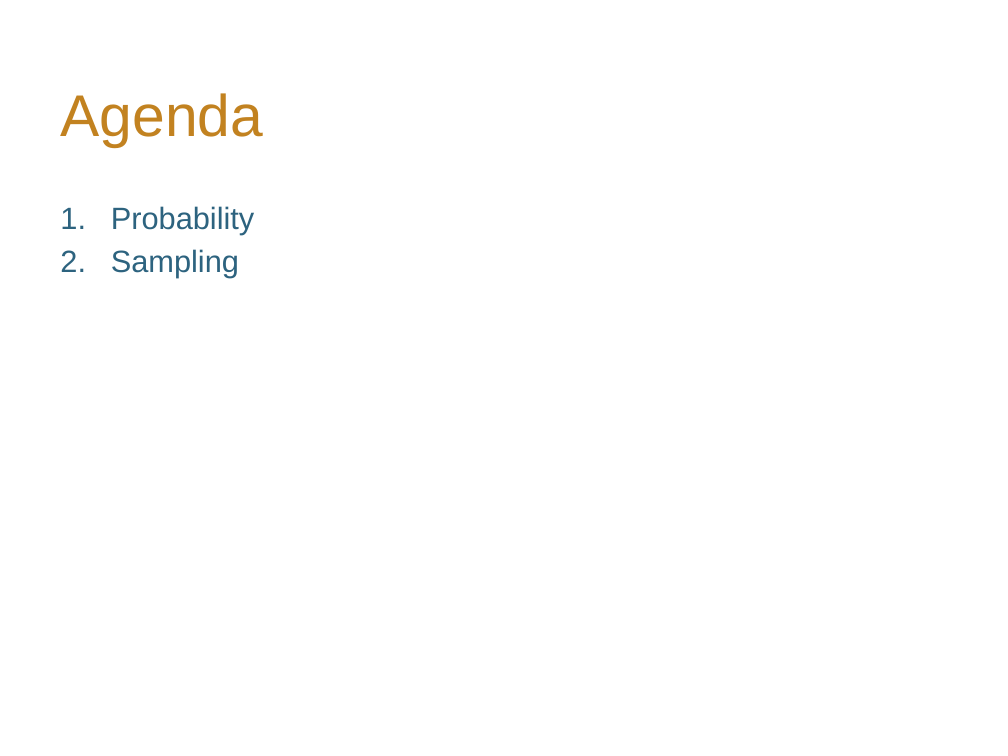
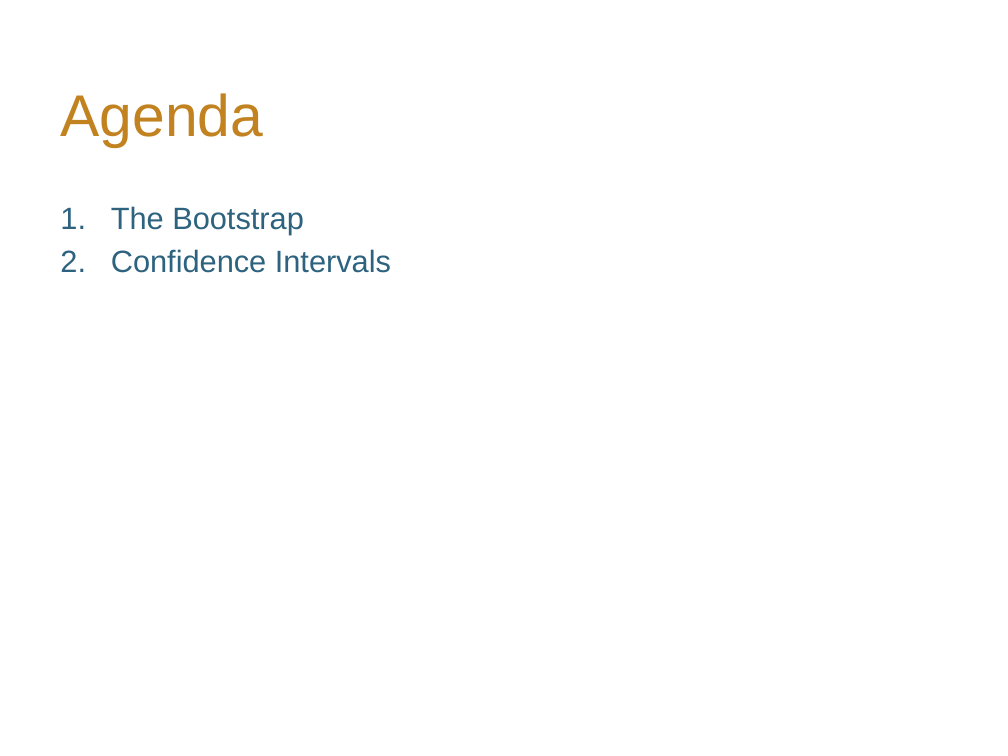
Before and after one commit to hLuo27/teaching, a slide deck: slide 2 of data8/slides/lab7.pptx. Drawn at 1008x756 pixels with LibreOffice and Linux fonts; fonts in the diff are those of the drawing; background and template pictures are left out. Boxes give left, top, right and bottom in pixels: in the first picture for what was removed or moved away, otherwise in the second. Text is boxed around its words. In the diff, an @@ line names an element or a change of style, - is before the commit and + after.

```diff
--- a/data8/slides/lab7.pptx
+++ b/data8/slides/lab7.pptx
@@ text at <box>111,206,391,273</box>: text changed @@
-1. Probability
-2. Sampling
+1. The Bootstrap
+2. Confidence Intervals
```
Also in this commit, not shown: 2 other slides changed, 2 slides added, 4 slides removed, 4 other files.
